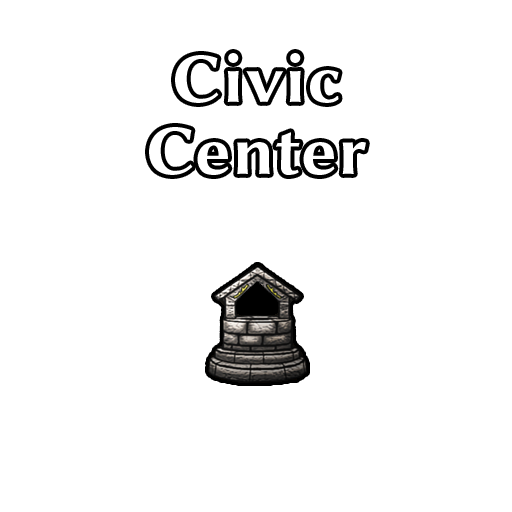
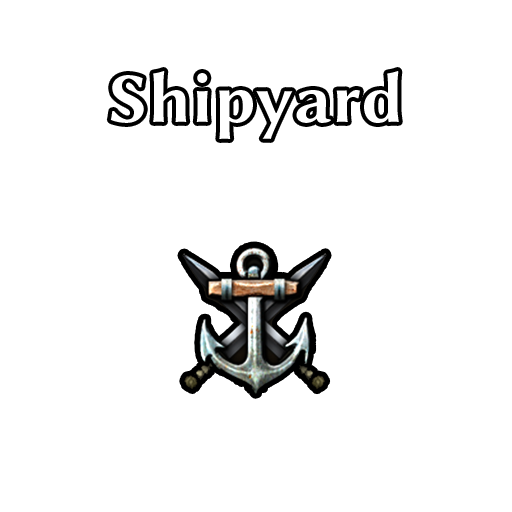
Layered file, before and after one edit (512x512). Changes by layer:
hid "Layer 1", painted on it over (202, 241, 316, 383)
added layer "Layer 2" above "Shipyard" over (182, 246, 327, 394)
renamed "Civic Center" to "Shipyard", painted on it over (110, 53, 399, 175)
